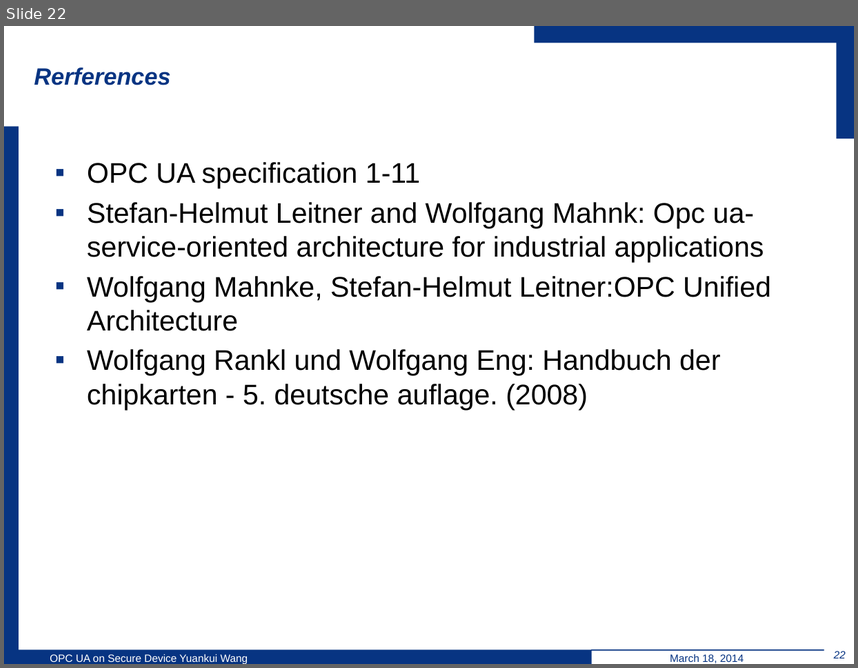
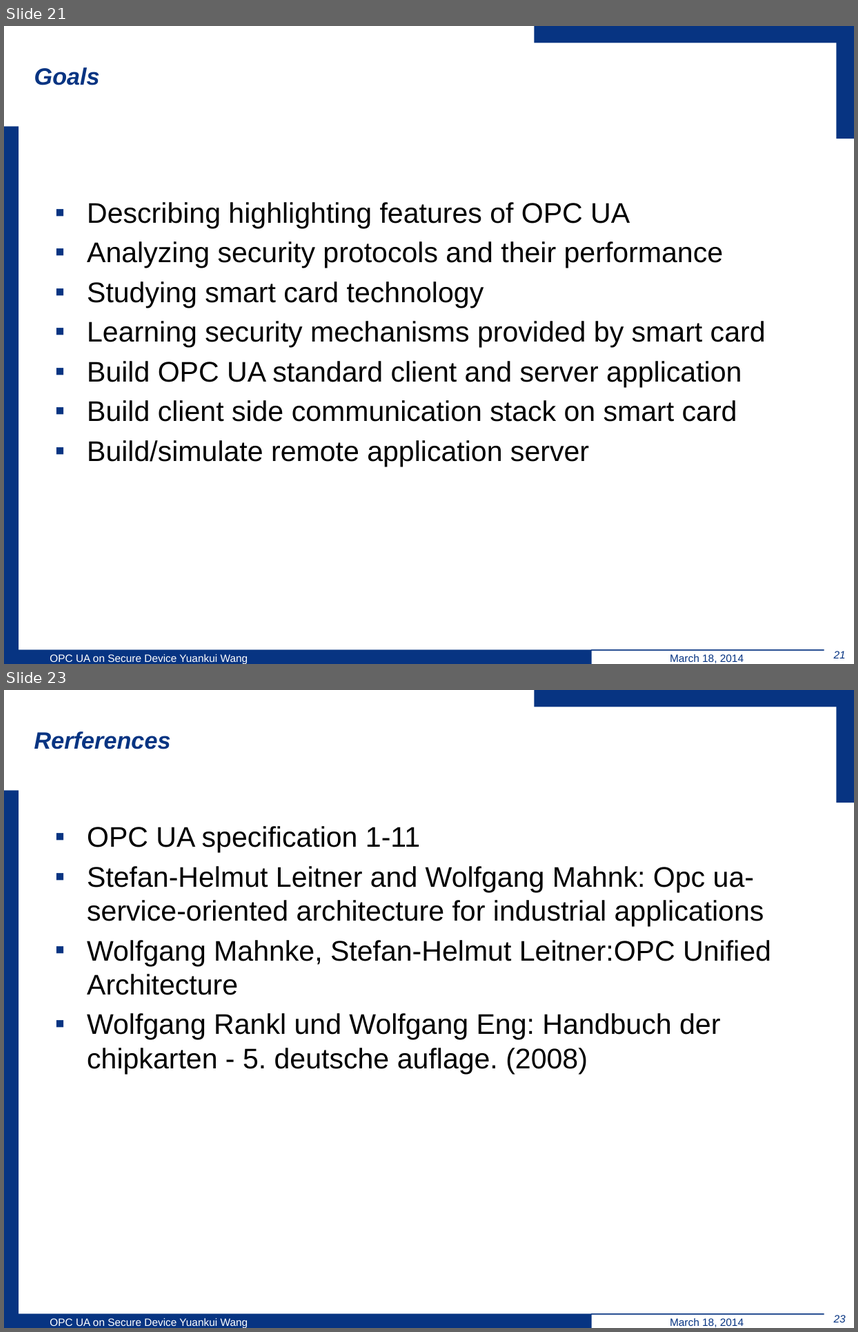
Before and after one commit to wsuetholz/opc-ua-wangyk-upb-morpho, a slide deck: ppt/Implementation Object Linking and Embedding for Processes Control.pptx. Shown one above the other, each under a label of ours: slide 22 before the commit, slides 21 and 23 after it; the slides between them are not shown. The pictures are 858x668 and 858x1332 pixels, drawn with LibreOffice and Linux fonts; fonts in the diff are those of the drawing; background and template pictures are left out. Boxes give left, top, right and bottom in pixels: in the first picture for what was removed or moved away, otherwise in the second. Text is boxed around its words. In the diff, an @@ line names an element or a change of style, - is before the commit and + after.

```diff
--- a/ppt/Implementation Object Linking and Embedding for Processes Control.pptx
+++ b/ppt/Implementation Object Linking and Embedding for Processes Control.pptx
@@ slide 21 added at bbox=[4, 26, 854, 664], background #FFFFFF; not listed: 5 template elements that a slide beside it also shows @@
@@ title added at bbox=[34, 67, 100, 85], 20 pt, text #073482, bold, italic @@
+Goals
@@ text added at bbox=[87, 202, 766, 466], 24 pt, text #000000 @@
+▪ Describing highlighting features of OPC UA
+▪ Analyzing security protocols and their performance
+▪ Studying smart card technology
+▪ Learning security mechanisms provided by smart card
+▪ Build OPC UA standard client and server application
+▪ Build client side communication stack on smart card
+▪ Build/simulate remote application server
@@ text added at bbox=[50, 653, 248, 664], 9 pt, text #FFFFFF @@
+OPC UA on Secure Device Yuankui Wang
@@ text added at bbox=[670, 654, 744, 663], 9 pt, text #073482 @@
+March 18, 2014
@@ page number added at bbox=[834, 650, 846, 658], 9 pt, text #073482 @@
+21
@@ what was slide 22 is now slide 23 @@
@@ page number at bbox=[834, 1314, 846, 1322]: text changed @@
-22
+23
```
Also in this commit, not shown: 10 slides changed, 2 other files.
